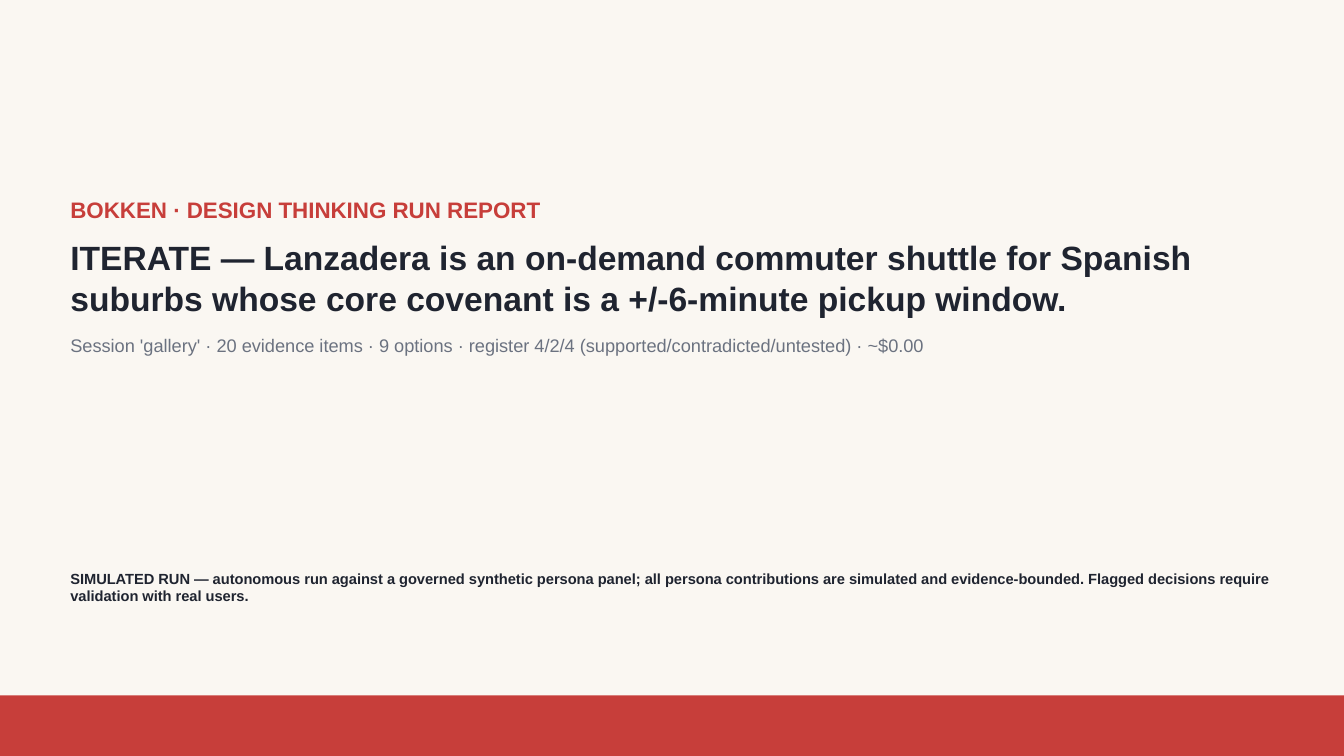
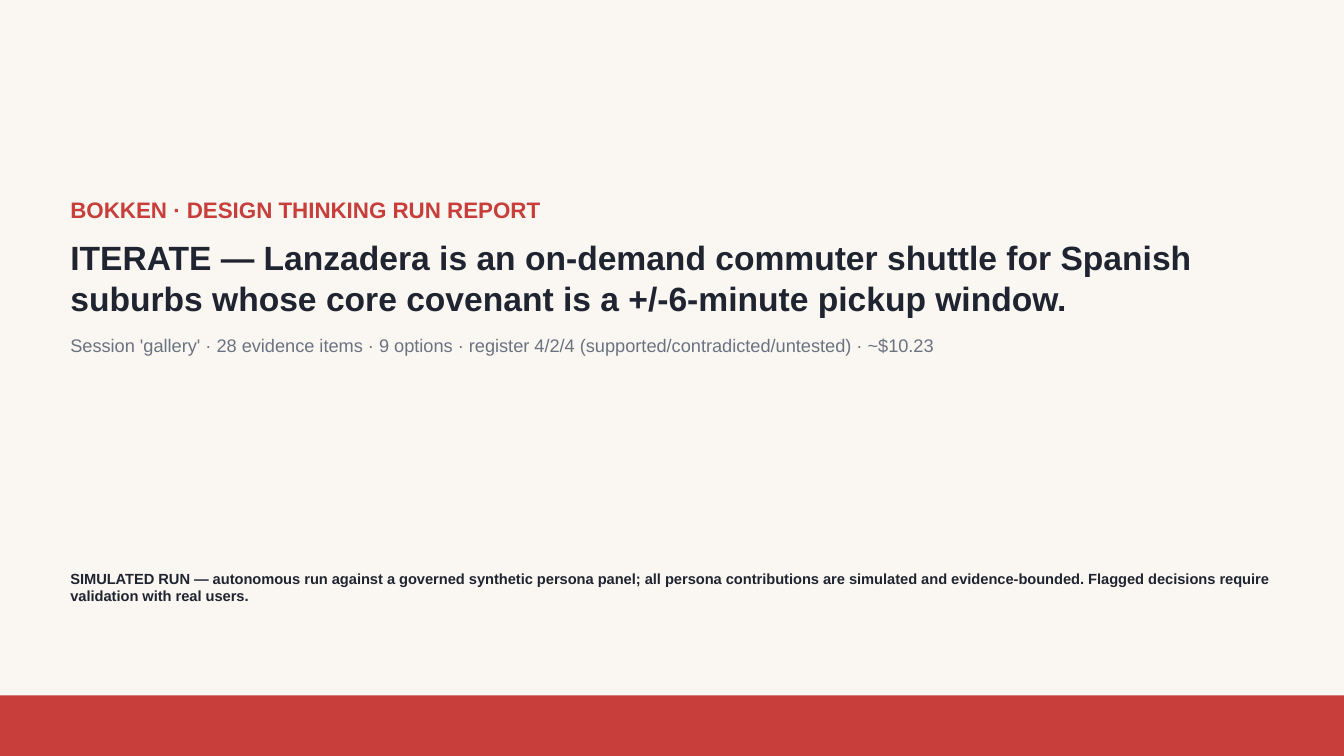
Before and after one commit to maglionejm/bokken, a slide deck: slide 1 of docs/gallery/demo-deck.pptx. Drawn at 1344x756 pixels with LibreOffice and Linux fonts; fonts in the diff are those of the drawing. Boxes give left, top, right and bottom in pixels: in the first picture for what was removed or moved away, otherwise in the second. Text is boxed around its words. In the diff, an @@ line names an element or a change of style, - is before the commit and + after.

```diff
--- a/docs/gallery/demo-deck.pptx
+++ b/docs/gallery/demo-deck.pptx
@@ text at (x1=70, y1=338, x2=934, y2=356): text changed @@
-Session 'gallery' · 20 evidence items · 9 options · register 4/2/4 (supported/contradicted/untested) · ~$0.00
+Session 'gallery' · 28 evidence items · 9 options · register 4/2/4 (supported/contradicted/untested) · ~$10.23
```
Also in this commit, not shown: 9 other slides changed, 1 slide added, 16 other files.
